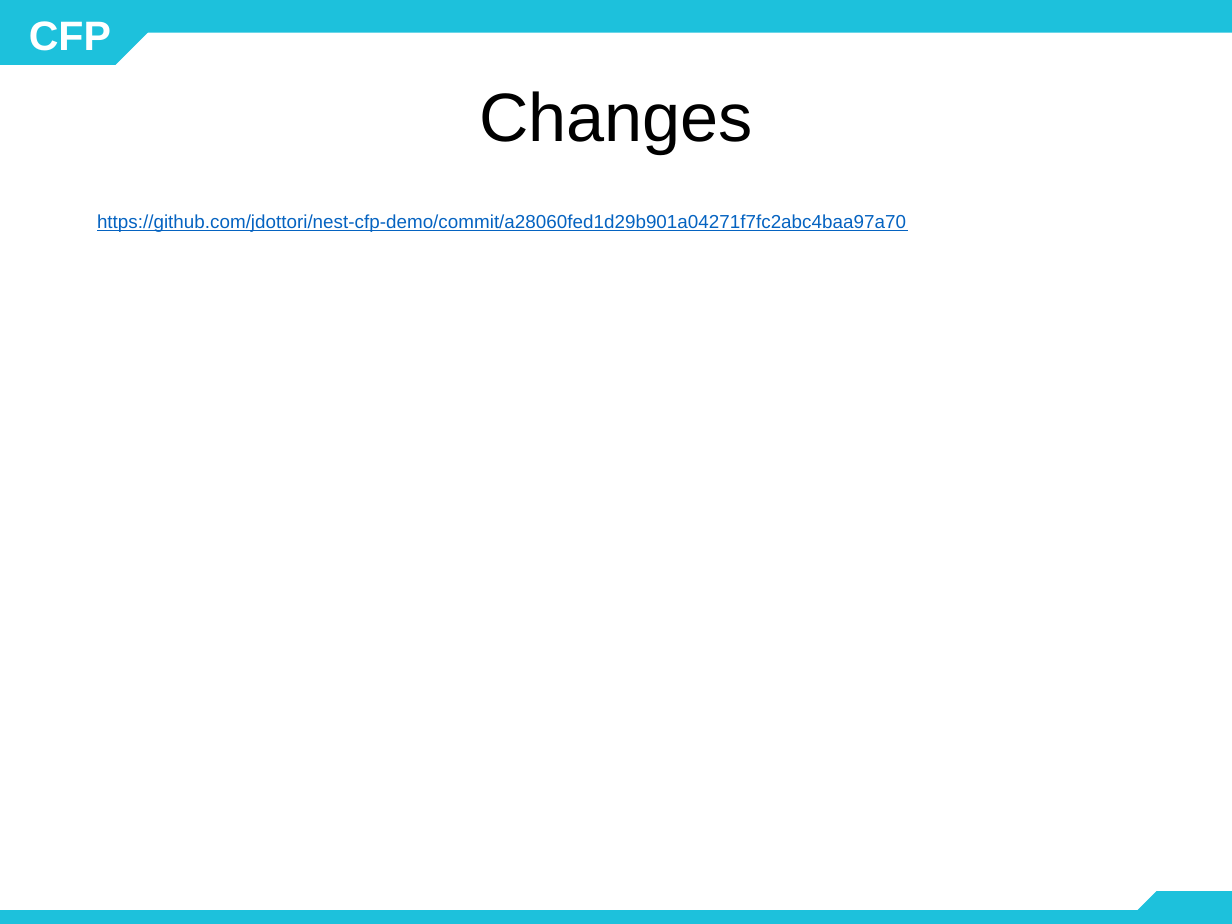
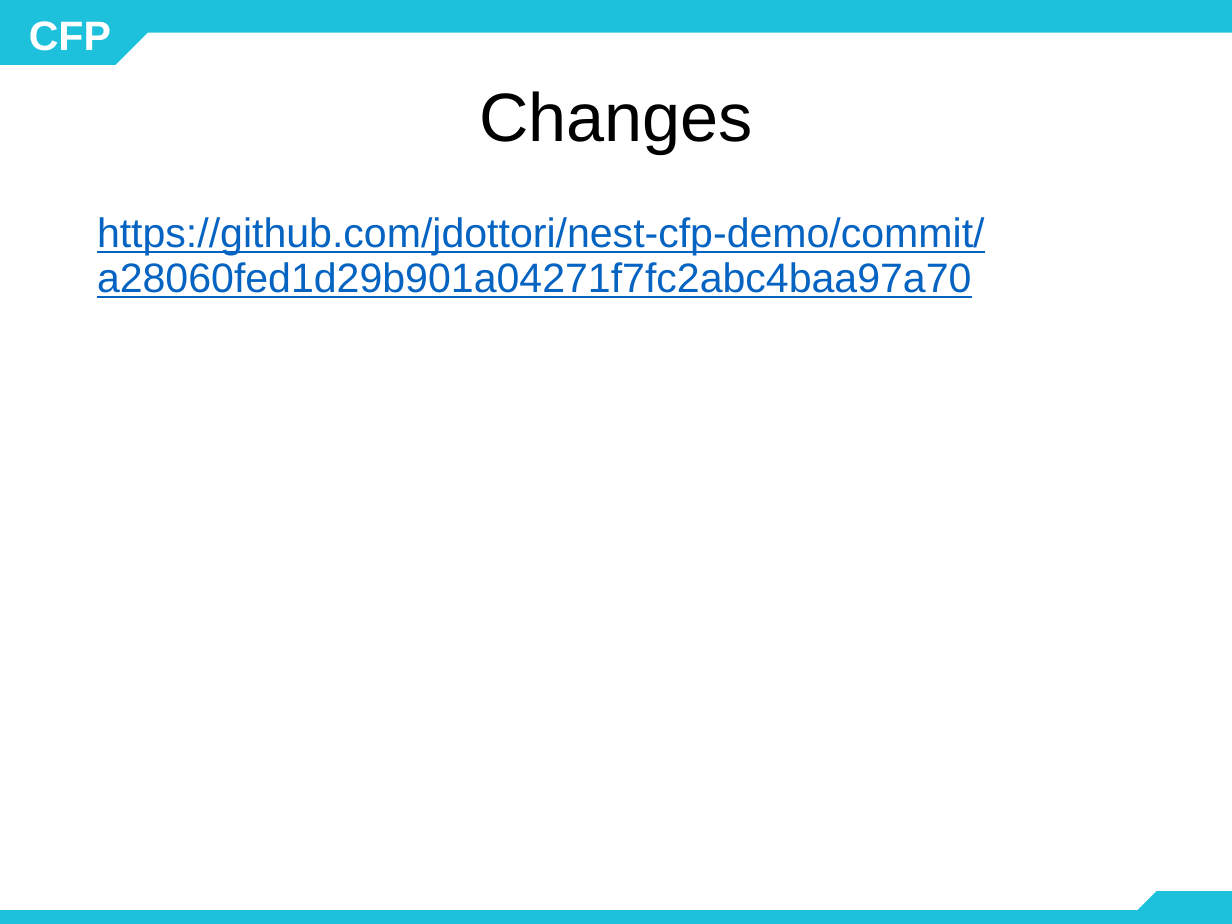
Before and after one commit to mariela21180/concesionaria, a slide deck: slide 41 of modulo4/4.3.1/- Teoria/03.1 MVC - Router y GET de API REST.pptx (slide 38 before the commit). Drawn at 1232x924 pixels with LibreOffice and Linux fonts; fonts in the diff are those of the drawing; background and template pictures are left out. Boxes give left, top, right and bottom in pixels: in the first picture for what was removed or moved away, otherwise in the second. Text is boxed around its words. In the diff, an @@ line names an element or a change of style, - is before the commit and + after.

```diff
--- a/modulo4/4.3.1/- Teoria/03.1 MVC - Router y GET de API REST.pptx
+++ b/modulo4/4.3.1/- Teoria/03.1 MVC - Router y GET de API REST.pptx
@@ text "https://github.com/jdottori/nest-cfp-demo/commit/a28060fed1d ..." at (x1=97, y1=217, x2=985, y2=298): size 11 to 24 pt @@
```
Also in this commit, not shown: 8 other slides changed, 3 slides added, 1 other file.
